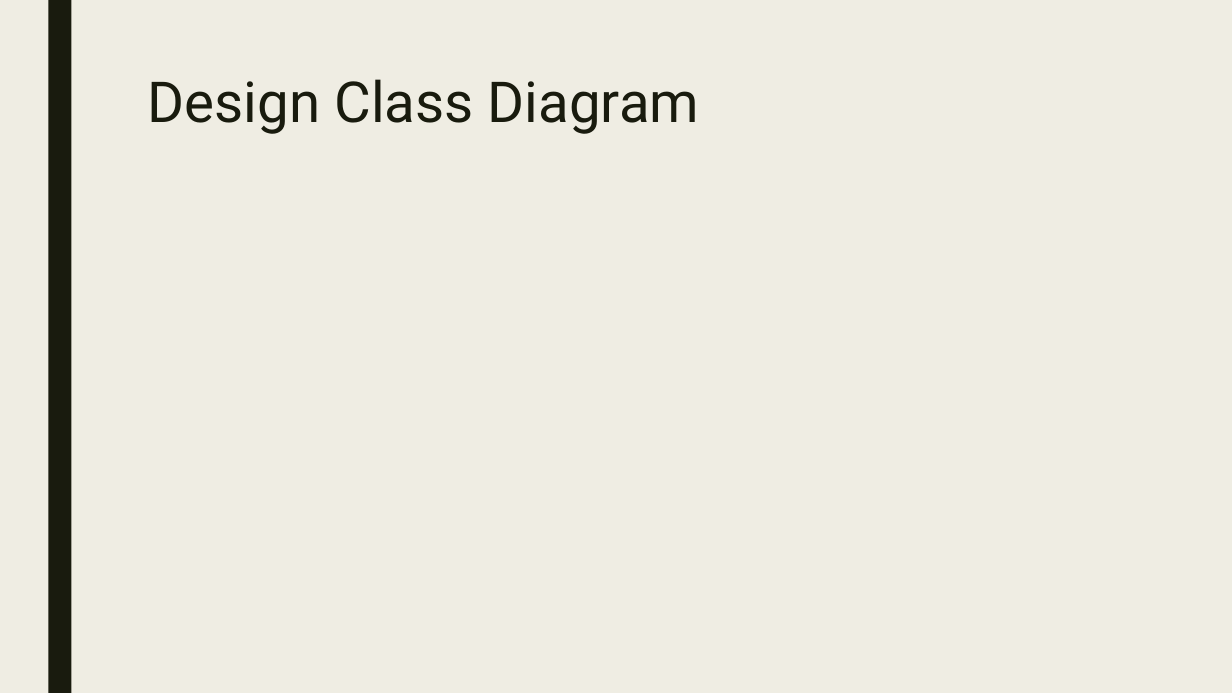
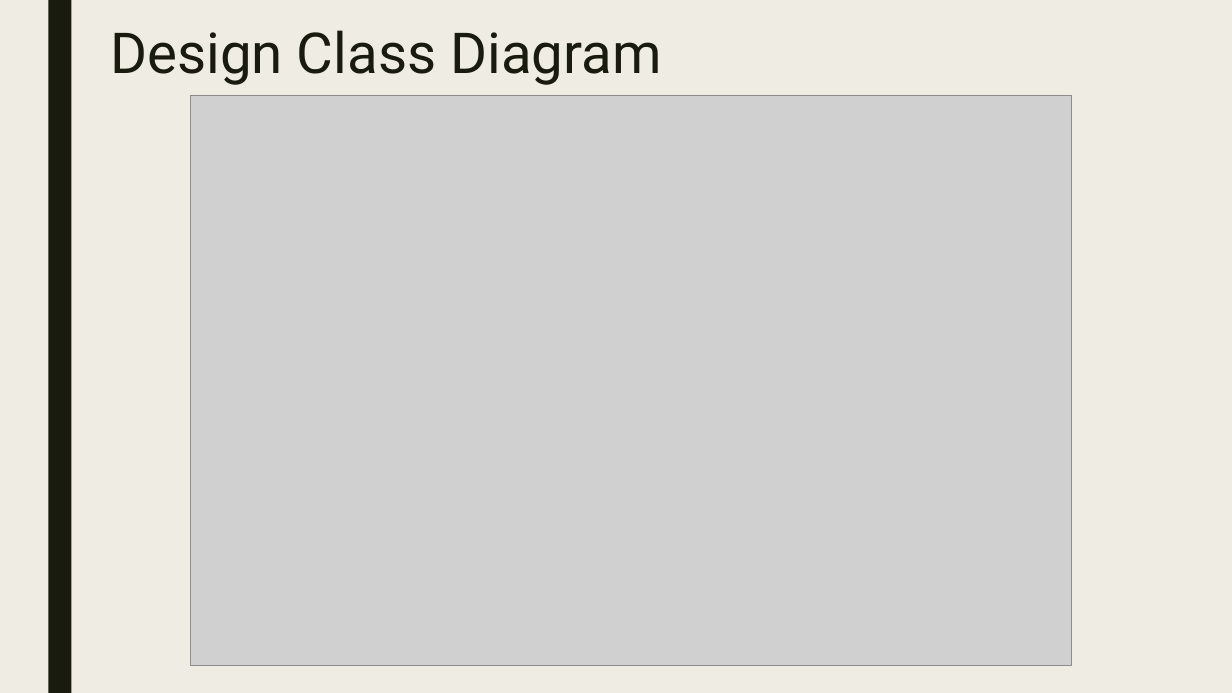
Before and after one commit to hlj1010/HEALTH-CASTLE, a slide deck: slide 11 of Presentation/Software Design Methods Slide.pptx. Drawn at 1232x693 pixels with LibreOffice and Linux fonts; fonts in the diff are those of the drawing; grey boxes stand for pictures. Boxes give left, top, right and bottom in pixels: in the first picture for what was removed or moved away, otherwise in the second. Text is boxed around its words. In the diff, an @@ line names an element or a change of style, - is before the commit and + after.

Commit message:
almost done

```diff
--- a/Presentation/Software Design Methods Slide.pptx
+++ b/Presentation/Software Design Methods Slide.pptx
@@ title "Design Class Diagram": place and size @@
-title "Design Class Diagram" at bbox=[148, 79, 699, 134]
+title "Design Class Diagram" at bbox=[110, 30, 661, 85]
@@ picture added at bbox=[190, 95, 1071, 665] @@
```
